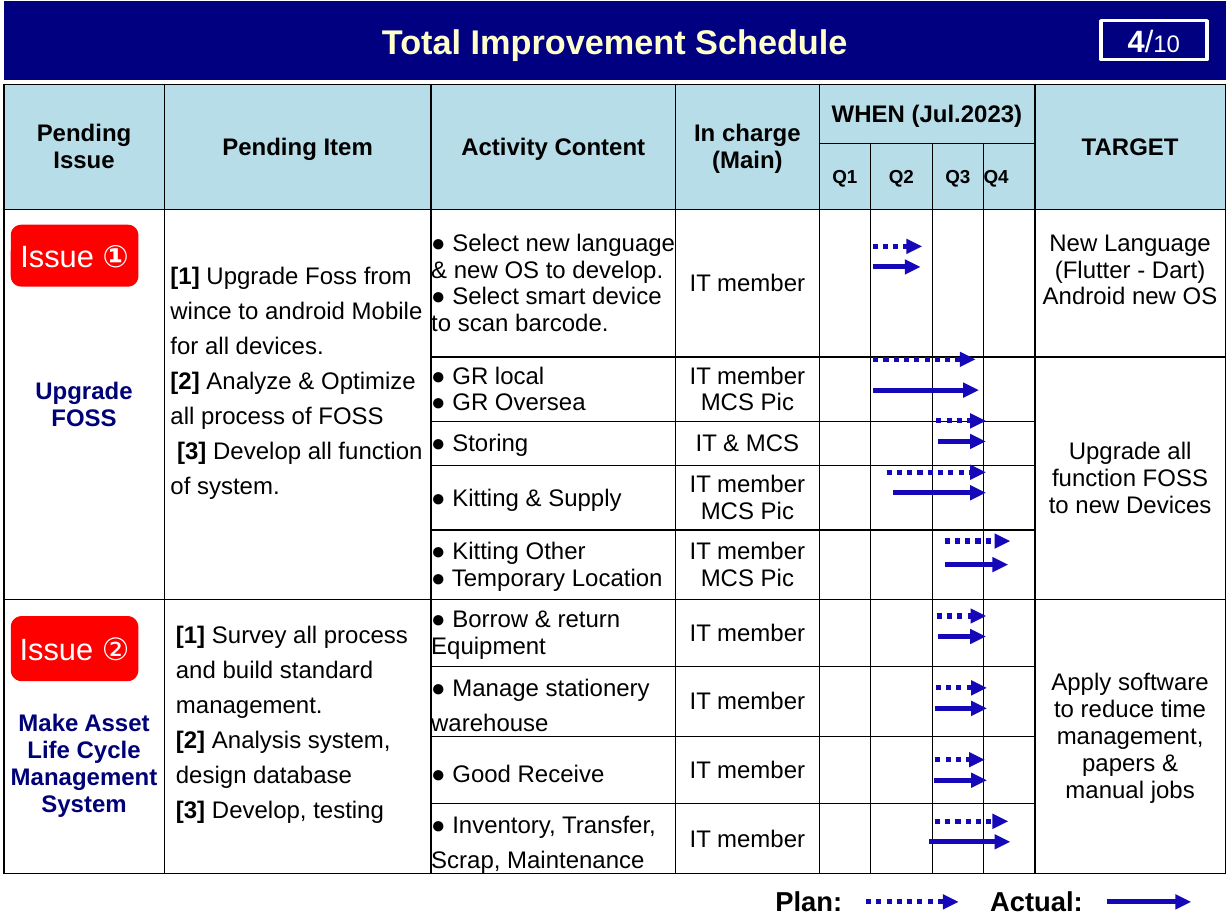
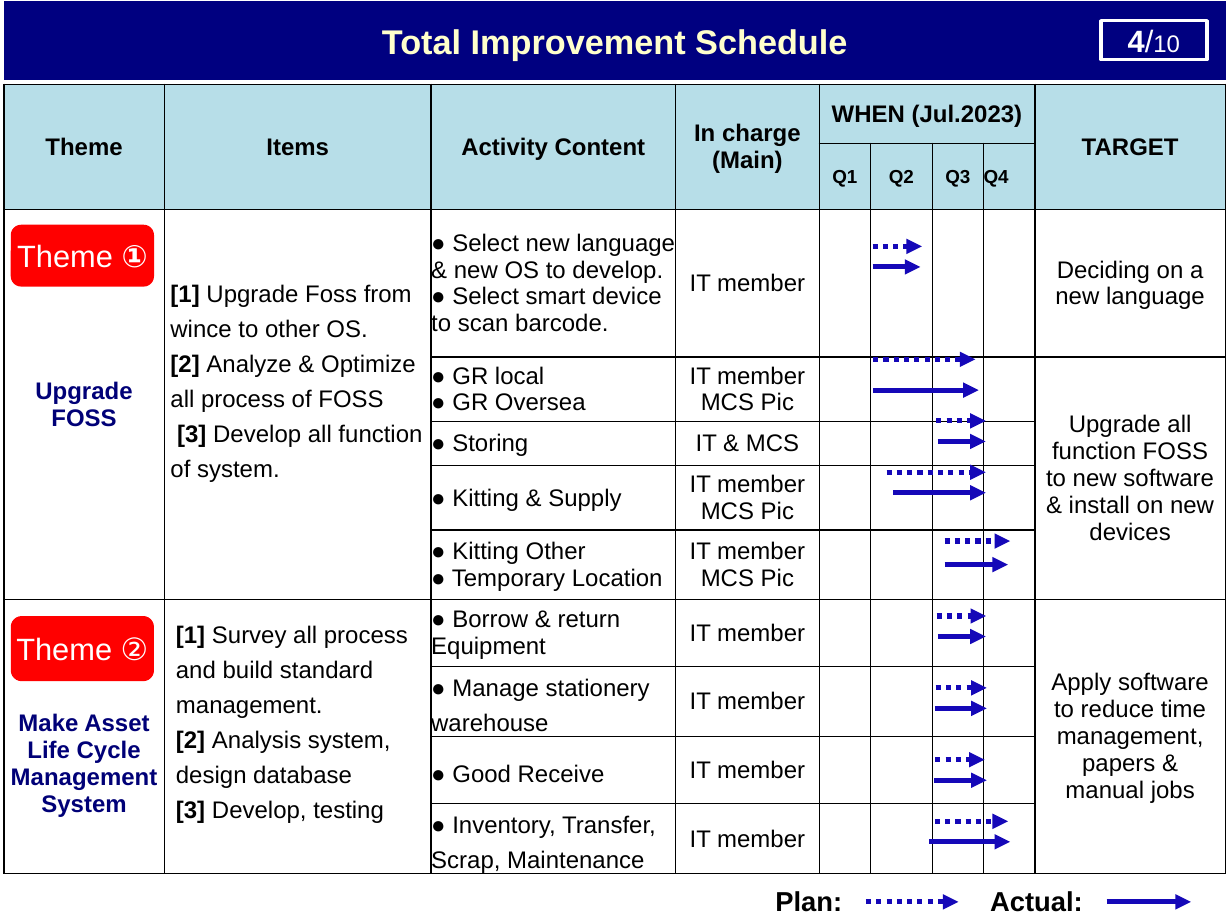
Before and after one commit to thietbicongnghevietnam/ReportPSNV, a slide deck: slide 5 of Report_test.pptx. Drawn at 1232x924 pixels with LibreOffice and Linux fonts; fonts in the diff are those of the drawing. Boxes give left, top, right and bottom in pixels: in the first picture for what was removed or moved away, otherwise in the second. Text is boxed around its words. In the diff, an @@ line names an element or a change of style, - is before the commit and + after.

Commit message:
06022024a

```diff
--- a/Report_test.pptx
+++ b/Report_test.pptx
@@ table at (4,84,1227,878) @@
-row 1, column 1: Pending Issue
+row 1, column 1: Theme
-row 1, column 2: Pending Item
+row 1, column 2: Items
-row 3, column 2: [1] Upgrade Foss from wince to android Mobile for all devices. / [2] Analyze & Optimize all process of FOSS / [3] Develop all function of system.
+row 3, column 2: [1] Upgrade Foss from wince to other OS. / [2] Analyze & Optimize all process of FOSS / [3] Develop all function of system.
-row 3, column 9: New Language (Flutter - Dart) / Android new OS
+row 3, column 9: Deciding on a new language
-row 4, column 9: Upgrade all function FOSS to new Devices
+row 4, column 9: Upgrade all function FOSS to new software & install on new devices
@@ rounded rectangle "Theme ①": place and size @@
-rounded rectangle "Theme ①" at (10,225,138,287)
+rounded rectangle "Theme ①" at (11,224,154,286)
@@ text in rounded rectangle at (17,244,148,268): text changed @@
-Issue ①
+Theme ①
@@ rounded rectangle "Theme ②": place and size @@
-rounded rectangle "Theme ②" at (10,617,139,682)
+rounded rectangle "Theme ②" at (10,615,153,681)
@@ text in rounded rectangle at (16,637,149,661): text changed @@
-Issue ②
+Theme ②
```
Also in this commit, not shown: 5 other slides changed, 1 slide added.
